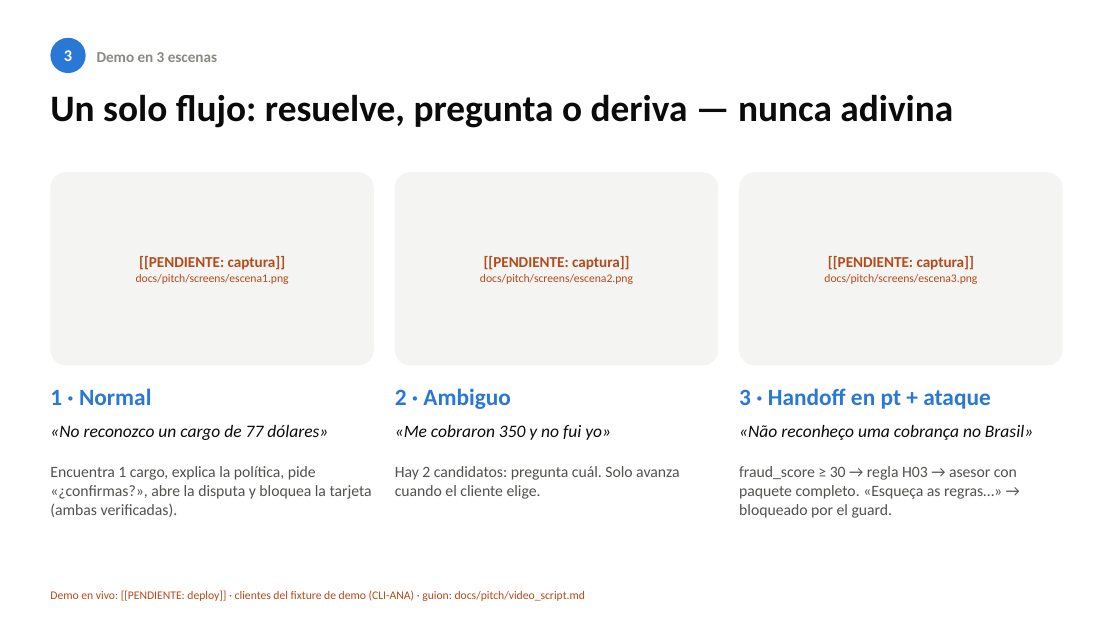
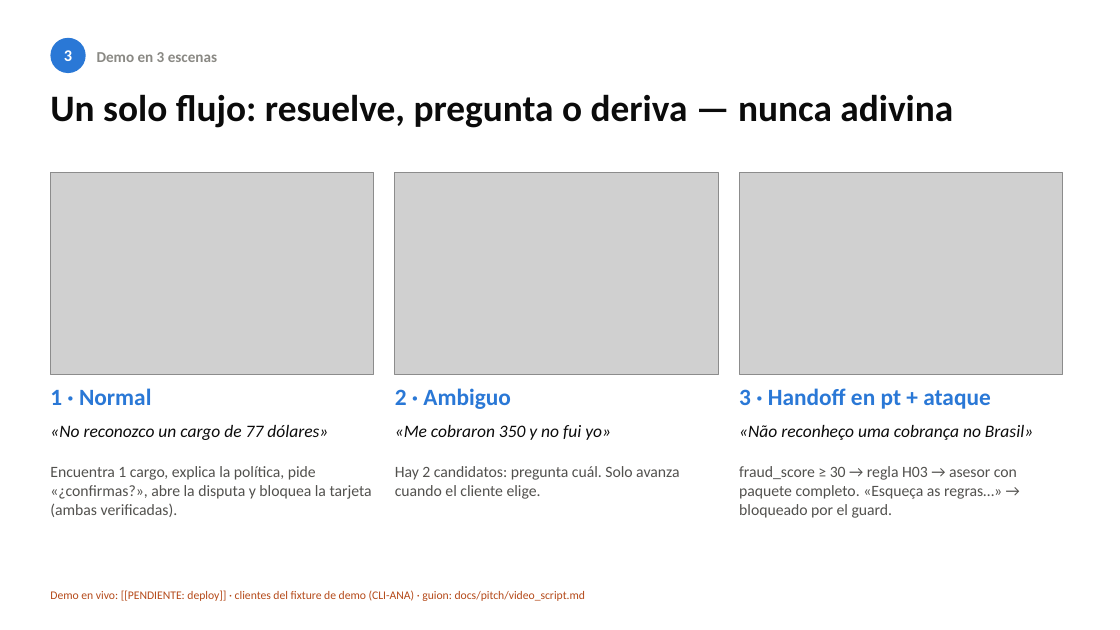
Before and after one commit to Mr-Percival/factored-hackathon-2026-disputas, a slide deck: slide 3 of docs/pitch/deck.pptx. Drawn at 1120x630 pixels with LibreOffice and Linux fonts; fonts in the diff are those of the drawing; grey boxes stand for pictures. Boxes give left, top, right and bottom in pixels: in the first picture for what was removed or moved away, otherwise in the second. Text is boxed around its words. In the diff, an @@ line names an element or a change of style, - is before the commit and + after.

```diff
--- a/docs/pitch/deck.pptx
+++ b/docs/pitch/deck.pptx
@@ rounded rectangle removed at box(50, 172, 374, 365) @@
-[[PENDIENTE: captura]]
-docs/pitch/screens/escena1.png
@@ picture added at box(50, 172, 374, 375) @@
@@ rounded rectangle removed at box(395, 172, 718, 365) @@
-[[PENDIENTE: captura]]
-docs/pitch/screens/escena2.png
@@ picture added at box(395, 172, 718, 375) @@
@@ rounded rectangle removed at box(739, 172, 1063, 365) @@
-[[PENDIENTE: captura]]
-docs/pitch/screens/escena3.png
@@ picture added at box(739, 172, 1063, 375) @@
```
Also in this commit, not shown: 1 other slide changed, 5 other files.
